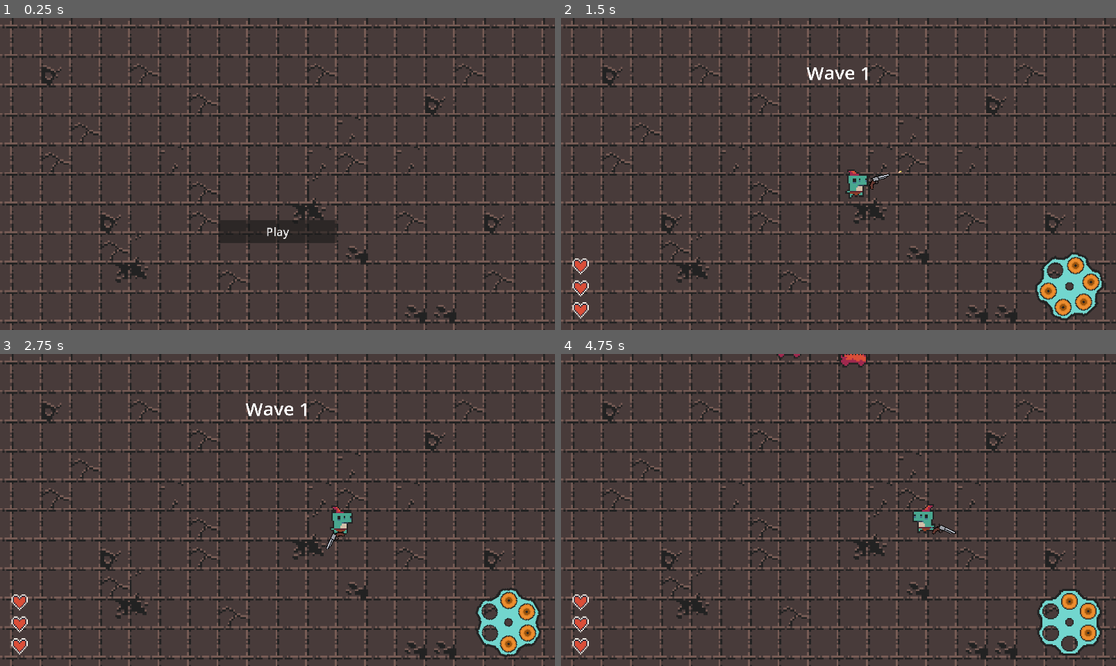
Above: before the commit, frames 1-4 (two rows, left to right).
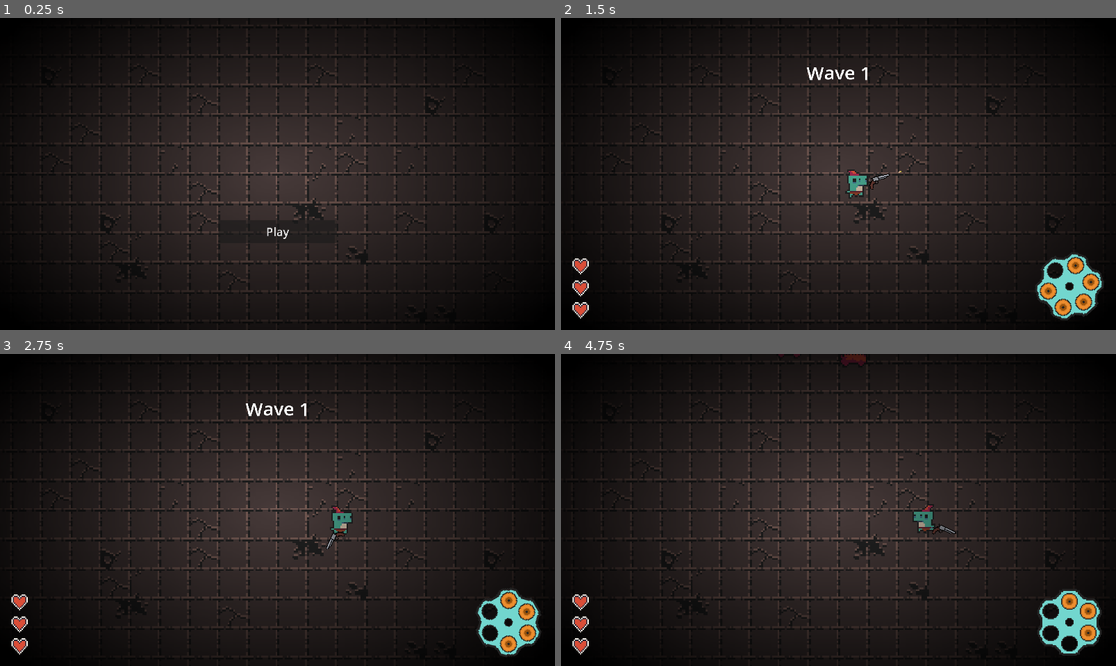
Above: after the commit, the same moments.

Repository: Meemog/GMTK2025
Game: Godot game, scene res://main.tscn
Same seed, same stepped clock (60 frames per second), same inputs: the game is played once before the commit and once after it.
Inputs (mouse positions are in pixels of both pictures, inside the frame that each line leads up to):
- Up to frame 1 (0.25 s): no input
- Up to frame 2 (1.5 s): click "Play" at 0.5 s; move the mouse to (960, 158) at 1.27 s; hold D (right) from 1.28 s (still down); tap Space (dash) at 1.35 s; click (960, 158) at 1.42 s
- Up to frame 3 (2.75 s): release D (right) at 2 s; drag from (166, 525) to (338, 522) at 2.02 s
- Up to frame 4 (4.75 s): move the mouse to (894, 441) at 2.77 s; hold D (right) 2.78-3.5 s; tap Space (dash) at 2.85, 4.35 s; drag from (810, 572) to (672, 463) at 3.52 s; move the mouse to (1005, 556) at 4.27 s; hold A (left) from 4.28 s (still down)

The runs differ from the first frame. In frame 1, 80% of the frame differs, in the area x 0-100%, y 0-100%; in frame 2, 78%; in frame 3, 78%; in frame 4, 78%.

Commit message:
added cool lighting

Diff:
--- a/main/Scenes/enemy.tscn
+++ b/main/Scenes/enemy.tscn
@@ -1,7 +1,10 @@
-[gd_scene load_steps=11 format=3 uid="uid://baaui1378vxx6"]
+[gd_scene load_steps=12 format=3 uid="uid://baaui1378vxx6"]
 
 [ext_resource type="Script" uid="uid://dfggym03h6bh8" path="res://Scripts/enemy.gd" id="1_1f0kj"]
 [ext_resource type="Texture2D" uid="uid://b7ytds7mwl6nb" path="res://Assets/0x72_DungeonTilesetII_v1.7.png" id="1_hghv2"]
+
+[sub_resource type="OccluderPolygon2D" id="OccluderPolygon2D_1f0kj"]
+polygon = PackedVector2Array(-46, 100, -31, 112, 0, 115, 29, 112, 48, 98, 30, 81, -2, 77, -29, 82)
 
 [sub_resource type="AtlasTexture" id="AtlasTexture_1f0kj"]
 atlas = ExtResource("1_hghv2")
@@ -55,6 +58,10 @@
 linear_damp = 10.0
 script = ExtResource("1_1f0kj")
 
+[node name="LightOccluder2D" type="LightOccluder2D" parent="."]
+visible = false
+occluder = SubResource("OccluderPolygon2D_1f0kj")
+
 [node name="Sprite" type="AnimatedSprite2D" parent="."]
 scale = Vector2(7, 7)
 sprite_frames = SubResource("SpriteFrames_1f0kj")
--- a/main/main.tscn
+++ b/main/main.tscn
@@ -12,6 +12,7 @@
 [ext_resource type="Script" uid="uid://c8bduqaf6gung" path="res://Scripts/camera_2d.gd" id="8_dg77c"]
 [ext_resource type="PackedScene" uid="uid://cl80b3jtcgufm" path="res://Scenes/health_bar.tscn" id="9_kek77"]
 [ext_resource type="PackedScene" uid="uid://beic46f526tao" path="res://Scenes/death_overlay.tscn" id="11_efxa6"]
+[ext_resource type="Texture2D" uid="uid://ucj72oj61ckf" path="res://Assets/point_light_texture.jpg" id="13_ycdy4"]
 
 [node name="Main" type="Node2D"]
 script = ExtResource("1_0xm2m")
@@ -20,6 +21,18 @@
 spawn_manager_scene = ExtResource("4_7mycd")
 ammo_counter_scene = ExtResource("5_272bh")
 health_bar_scene = ExtResource("9_kek77")
+
+[node name="CanvasModulate" type="CanvasModulate" parent="."]
+color = Color(0.623529, 0.25098, 0.25098, 1)
+
+[node name="PointLight2D" type="PointLight2D" parent="."]
+scale = Vector2(11.08, 6.84)
+blend_mode = 2
+shadow_enabled = true
+shadow_color = Color(0, 0, 0, 1)
+texture = ExtResource("13_ycdy4")
+texture_scale = 1.15
+height = 100.0
 
 [node name="LayerManager" type="Node2D" parent="."]
 
Binary file added: main/Assets/point_light_texture.jpg
Not shown, added: main/Assets/point_light_texture.jpg.import
Not shown: 1 places in main/main.tscn that only renumber resources
